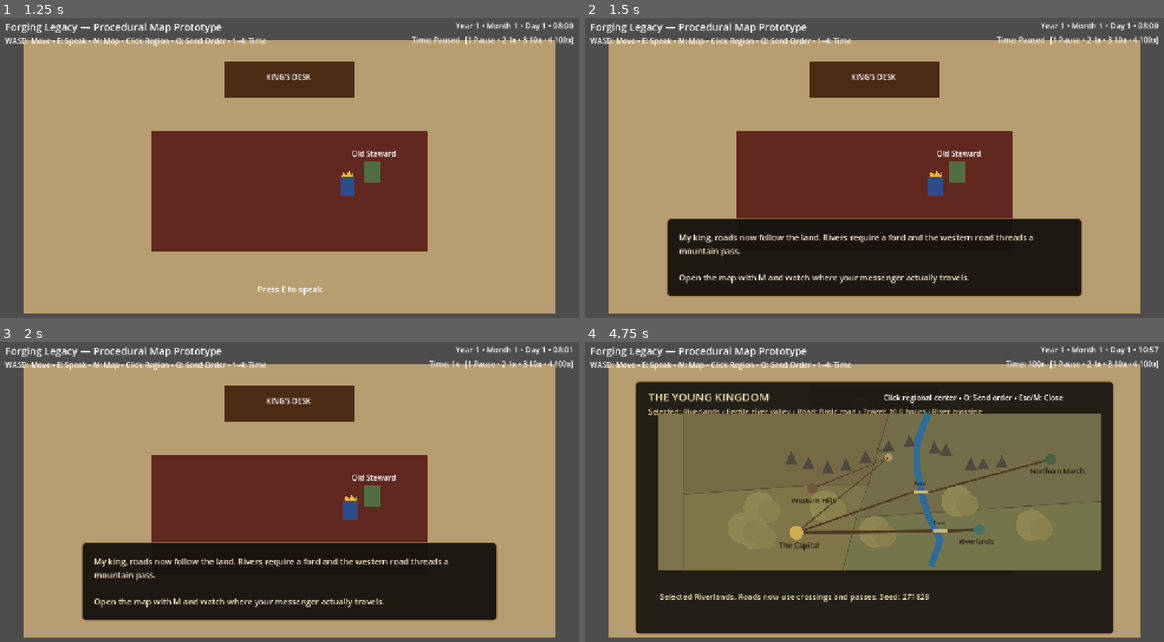
Above: before the commit, frames 1-4 (two rows, left to right).
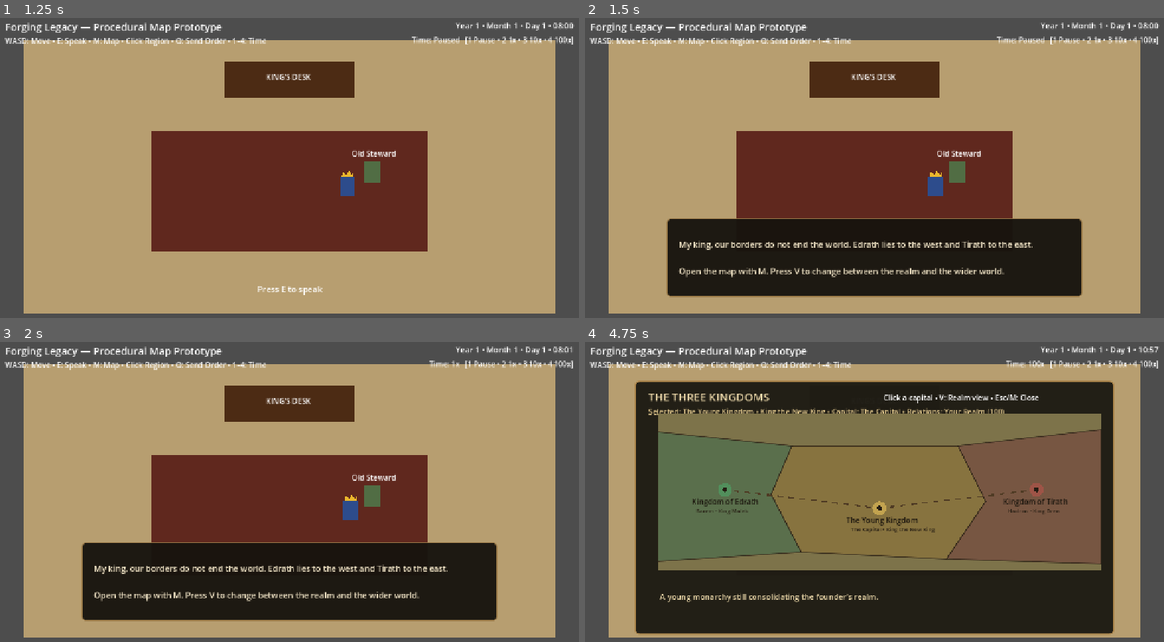
Above: after the commit, the same moments.

Repository: thomasmcanerney-gif/forging-legacy-game
Game: Godot game, scene res://scenes/main.tscn
The game is run twice, just before and just after one commit, with the same random seed, the same clock (stepped at 60 frames per second) and the same inputs.
Inputs (mouse positions are in pixels of both pictures, inside the frame that each line leads up to):
- Up to frame 1 (1.25 s): tap Enter at 0.5 s; move the mouse to (416, 159) at 0.52 s; hold D (move_right) from 0.53 s (still down); tap E (interact) at 0.6 s; click (416, 159) at 0.67 s; tap 1 at 0.8 s
- Up to frame 2 (1.5 s): tap E (interact) at 1.25 s; move the mouse to (758, 192) at 1.27 s; release D (move_right) at 1.28 s; hold S (move_down) from 1.28 s (still down); tap 1 at 1.35 s
- Up to frame 3 (2 s): keep holding S (move_down); tap 2 at 1.55 s
- Up to frame 4 (4.75 s): tap Enter at 2, 3.5 s; move the mouse to (932, 429) at 2.02 s; release S (move_down) at 2.03 s; hold D (move_right) 2.03-2.78 s; tap 2 at 2.1 s; tap 3 at 2.3, 2.85 s; tap Space at 2.75 s; move the mouse to (845, 567) at 2.77 s; hold W (move_up) 2.78-3.53 s; click (845, 567) at 2.92 s; tap 4 at 3.05, 3.6 s; move the mouse to (1053, 552) at 3.52 s; hold A (move_left) from 3.53 s (still down); tap M at 3.8, 4.35 s; tap Escape (ui_cancel) at 4.15 s; tap E (interact) at 4.25 s; move the mouse to (695, 450) at 4.27 s; tap V at 4.55 s

Frame 1 is identical in both runs. In frame 2, 2.9% of the frame differs, in the area x 16-78%, y 71-89%; in frame 3, 2.9%; in frame 4, 19%, in the area x 12-90%, y 17-87%.

Commit message:
Add realm and world map modes

Diff:
--- a/scripts/main.gd
+++ b/scripts/main.gd
@@ -11,6 +11,8 @@
 @onready var date_label: Label = $UI/DateLabel
 @onready var speed_label: Label = $UI/SpeedLabel
 @onready var map_panel: Panel = $UI/MapPanel
+@onready var map_title: Label = $UI/MapPanel/MapTitle
+@onready var map_help: Label = $UI/MapPanel/MapHelp
 @onready var map_status: Label = $UI/MapPanel/MapStatus
 @onready var selected_region_label: Label = $UI/MapPanel/SelectedRegion
 @onready var procedural_map: ProceduralMap = $UI/MapPanel/ProceduralMap
@@ -18,7 +20,9 @@
 
 var dialogue_open := false
 var map_open := false
+var world_view := false
 var selected_region_index := 0
+var selected_kingdom_id := "player"
 
 func _ready() -> void:
 	dialogue_panel.visible = false
@@ -27,6 +31,7 @@
 	messenger_marker.visible = false
 	procedural_map.setup(kingdom_state)
 	procedural_map.region_clicked.connect(_select_region_by_id)
+	procedural_map.kingdom_clicked.connect(_select_kingdom_by_id)
 	game_time.time_changed.connect(_on_time_changed)
 	game_time.speed_changed.connect(_on_speed_changed)
 	messenger_system.journey_started.connect(_on_journey_started)
@@ -35,46 +40,85 @@
 	messenger_system.journey_completed.connect(_on_journey_completed)
 	_on_time_changed(game_time.get_display_text())
 	_on_speed_changed(game_time.get_speed_name())
+	_update_map_mode_text()
 	_update_selected_region_display()
 
 func _process(delta: float) -> void:
 	messenger_system.advance(delta, game_time.speed_multiplier)
-	var close_enough := player.global_position.distance_to(advisor.global_position) < 90.0
+	var close_enough: bool = player.global_position.distance_to(advisor.global_position) < 90.0
 	prompt.visible = close_enough and not dialogue_open and not map_open
 	if close_enough and Input.is_action_just_pressed("interact") and not map_open:
 		_set_dialogue_open(not dialogue_open)
 		if dialogue_open:
-			dialogue_text.text = "My king, roads now follow the land. Rivers require a ford and the western road threads a mountain pass.\n\nOpen the map with M and watch where your messenger actually travels."
-	if dialogue_open and Input.is_action_just_pressed("ui_cancel"): _set_dialogue_open(false)
+			dialogue_text.text = "My king, our borders do not end the world. Edrath lies to the west and Tirath to the east.\n\nOpen the map with M. Press V to change between the realm and the wider world."
+	if dialogue_open and Input.is_action_just_pressed("ui_cancel"):
+		_set_dialogue_open(false)
 
 func _unhandled_input(event: InputEvent) -> void:
 	if event is InputEventKey and event.pressed and not event.echo:
 		match event.keycode:
-			KEY_1: game_time.set_speed(0.0)
-			KEY_2: game_time.set_speed(1.0)
-			KEY_3: game_time.set_speed(10.0)
-			KEY_4: game_time.set_speed(100.0)
-			KEY_M: _toggle_map()
+			KEY_1:
+				game_time.set_speed(0.0)
+			KEY_2:
+				game_time.set_speed(1.0)
+			KEY_3:
+				game_time.set_speed(10.0)
+			KEY_4:
+				game_time.set_speed(100.0)
+			KEY_M:
+				_toggle_map()
+			KEY_V:
+				if map_open:
+					_toggle_world_view()
 			KEY_T:
-				if map_open and not messenger_system.active: _cycle_selected_region()
+				if map_open and not world_view and not messenger_system.active:
+					_cycle_selected_region()
 			KEY_O:
-				if map_open: _send_regional_order()
+				if map_open and not world_view:
+					_send_regional_order()
 			KEY_ESCAPE:
-				if map_open: _set_map_open(false)
-
-func _toggle_map() -> void: _set_map_open(not map_open)
+				if map_open:
+					_set_map_open(false)
+
+func _toggle_map() -> void:
+	_set_map_open(not map_open)
 
 func _set_map_open(open: bool) -> void:
 	map_open = open
 	map_panel.visible = open
-	if open and dialogue_open: _set_dialogue_open(false)
+	if open and dialogue_open:
+		_set_dialogue_open(false)
 	player.set_movement_enabled(not open and not dialogue_open)
 	prompt.visible = false
-	if open and not messenger_system.active: _update_selected_region_display()
+	if open:
+		_update_map_mode_text()
+		if world_view:
+			_update_selected_kingdom_display()
+		elif not messenger_system.active:
+			_update_selected_region_display()
+
+func _toggle_world_view() -> void:
+	world_view = not world_view
+	procedural_map.set_world_view(world_view)
+	messenger_marker.visible = messenger_system.active and not world_view
+	_update_map_mode_text()
+	if world_view:
+		_update_selected_kingdom_display()
+	else:
+		_update_selected_region_display()
+
+func _update_map_mode_text() -> void:
+	if world_view:
+		map_title.text = "THE THREE KINGDOMS"
+		map_help.text = "Click a capital • V: Realm view • Esc/M: Close"
+	else:
+		map_title.text = "THE YOUNG KINGDOM"
+		map_help.text = "Click regional center • O: Send order • V: World view • Esc/M: Close"
 
 func _cycle_selected_region() -> void:
-	var ids := kingdom_state.get_region_ids()
-	if ids.is_empty(): return
+	var ids: Array[String] = kingdom_state.get_region_ids()
+	if ids.is_empty():
+		return
 	selected_region_index = (selected_region_index + 1) % ids.size()
 	_update_selected_region_display()
 
@@ -82,31 +126,47 @@
 	if messenger_system.active:
 		map_status.text = "A royal messenger is already carrying a matter. Wait for the response."
 		return
-	var ids := kingdom_state.get_region_ids()
-	var index := ids.find(region_id)
-	if index == -1: return
+	var ids: Array[String] = kingdom_state.get_region_ids()
+	var index: int = ids.find(region_id)
+	if index == -1:
+		return
 	selected_region_index = index
 	_update_selected_region_display()
 
+func _select_kingdom_by_id(kingdom_id: String) -> void:
+	selected_kingdom_id = kingdom_id
+	_update_selected_kingdom_display()
+
 func _get_selected_region() -> RegionData:
-	var ids := kingdom_state.get_region_ids()
-	if ids.is_empty(): return null
+	var ids: Array[String] = kingdom_state.get_region_ids()
+	if ids.is_empty():
+		return null
 	return kingdom_state.get_region(ids[selected_region_index])
 
 func _update_selected_region_display() -> void:
-	var region := _get_selected_region()
+	var region: RegionData = _get_selected_region()
 	if region == null:
 		selected_region_label.text = "No region selected"
 		return
 	selected_region_label.text = "Selected: %s" % region.get_summary()
-	map_status.text = "Selected %s. Roads now use crossings and passes. Seed: %d" % [region.display_name, kingdom_state.map_seed]
+	map_status.text = "Selected %s. Roads use crossings and passes. Press V for the wider world." % region.display_name
+
+func _update_selected_kingdom_display() -> void:
+	var world_kingdom: WorldKingdomData = kingdom_state.get_world_kingdom(selected_kingdom_id)
+	if world_kingdom == null:
+		selected_region_label.text = "No kingdom selected"
+		map_status.text = "Click a capital to inspect a neighboring kingdom."
+		return
+	selected_region_label.text = "Selected: %s" % world_kingdom.get_summary()
+	map_status.text = world_kingdom.disposition
 
 func _send_regional_order() -> void:
 	if messenger_system.active:
 		map_status.text = "A royal messenger is already carrying a matter."
 		return
-	var region := _get_selected_region()
-	if region != null: messenger_system.start_journey(region)
+	var region: RegionData = _get_selected_region()
+	if region != null:
+		messenger_system.start_journey(region)
 
 func _set_dialogue_open(open: bool) -> void:
 	dialogue_open = open
@@ -114,37 +174,47 @@
 	player.set_movement_enabled(not open and not map_open)
 	prompt.visible = false
 
-func _on_time_changed(display_text: String) -> void: date_label.text = display_text
-func _on_speed_changed(speed_name: String) -> void: speed_label.text = "Time: %s   [1 Pause • 2 1x • 3 10x • 4 100x]" % speed_name
+func _on_time_changed(display_text: String) -> void:
+	date_label.text = display_text
+
+func _on_speed_changed(speed_name: String) -> void:
+	speed_label.text = "Time: %s   [1 Pause • 2 1x • 3 10x • 4 100x]" % speed_name
 
 func _on_journey_started(target_id: String) -> void:
-	messenger_marker.visible = true
+	messenger_marker.visible = not world_view
 	messenger_marker.position = kingdom_state.capital_position
-	var region := kingdom_state.get_region(target_id)
-	if region != null: selected_region_label.text = "Active route: %s" % region.get_summary()
+	var region: RegionData = kingdom_state.get_region(target_id)
+	if region != null and not world_view:
+		selected_region_label.text = "Active route: %s" % region.get_summary()
 
 func _on_journey_progress(progress: float, returning: bool, target_id: String) -> void:
-	var route := kingdom_state.get_route(target_id)
-	if route.size() < 2: return
-	var route_progress := 1.0 - progress if returning else progress
+	var route: PackedVector2Array = kingdom_state.get_route(target_id)
+	if route.size() < 2:
+		return
+	var route_progress: float = 1.0 - progress if returning else progress
 	messenger_marker.position = _position_along_route(route, route_progress)
 
 func _position_along_route(route: PackedVector2Array, progress: float) -> Vector2:
 	progress = clampf(progress, 0.0, 1.0)
-	var total_length := 0.0
-	for i in range(route.size() - 1): total_length += route[i].distance_to(route[i + 1])
-	var target_distance := total_length * progress
-	var traveled := 0.0
+	var total_length: float = 0.0
 	for i in range(route.size() - 1):
-		var segment_length := route[i].distance_to(route[i + 1])
+		total_length += route[i].distance_to(route[i + 1])
+	var target_distance: float = total_length * progress
+	var traveled: float = 0.0
+	for i in range(route.size() - 1):
+		var segment_length: float = route[i].distance_to(route[i + 1])
 		if traveled + segment_length >= target_distance:
-			var segment_progress := (target_distance - traveled) / maxf(segment_length, 0.001)
+			var segment_progress: float = (target_distance - traveled) / maxf(segment_length, 0.001)
 			return route[i].lerp(route[i + 1], segment_progress)
 		traveled += segment_length
 	return route[route.size() - 1]
 
-func _on_messenger_phase_changed(text: String) -> void: map_status.text = text
+func _on_messenger_phase_changed(text: String) -> void:
+	if not world_view:
+		map_status.text = text
+
 func _on_journey_completed(_target_id: String) -> void:
 	messenger_marker.position = kingdom_state.capital_position
 	messenger_marker.visible = false
-	_update_selected_region_display()
+	if not world_view:
+		_update_selected_region_display()
